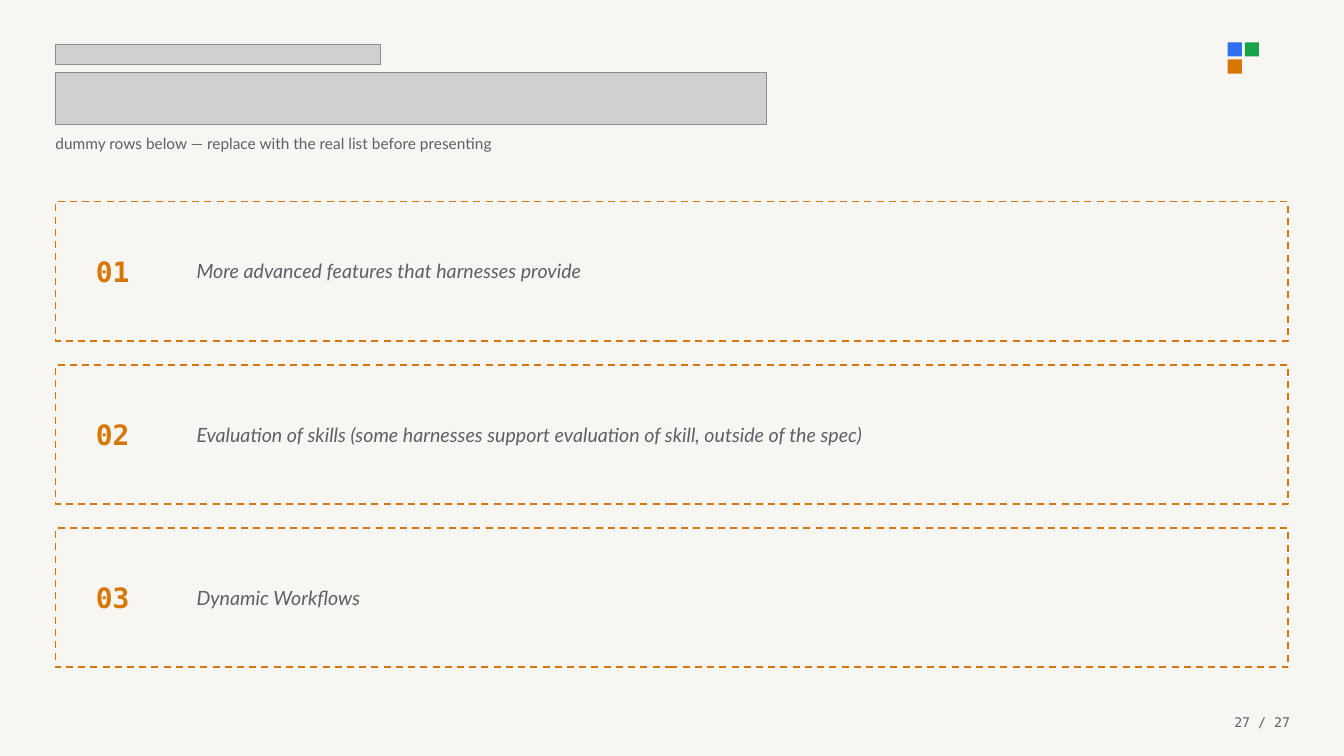
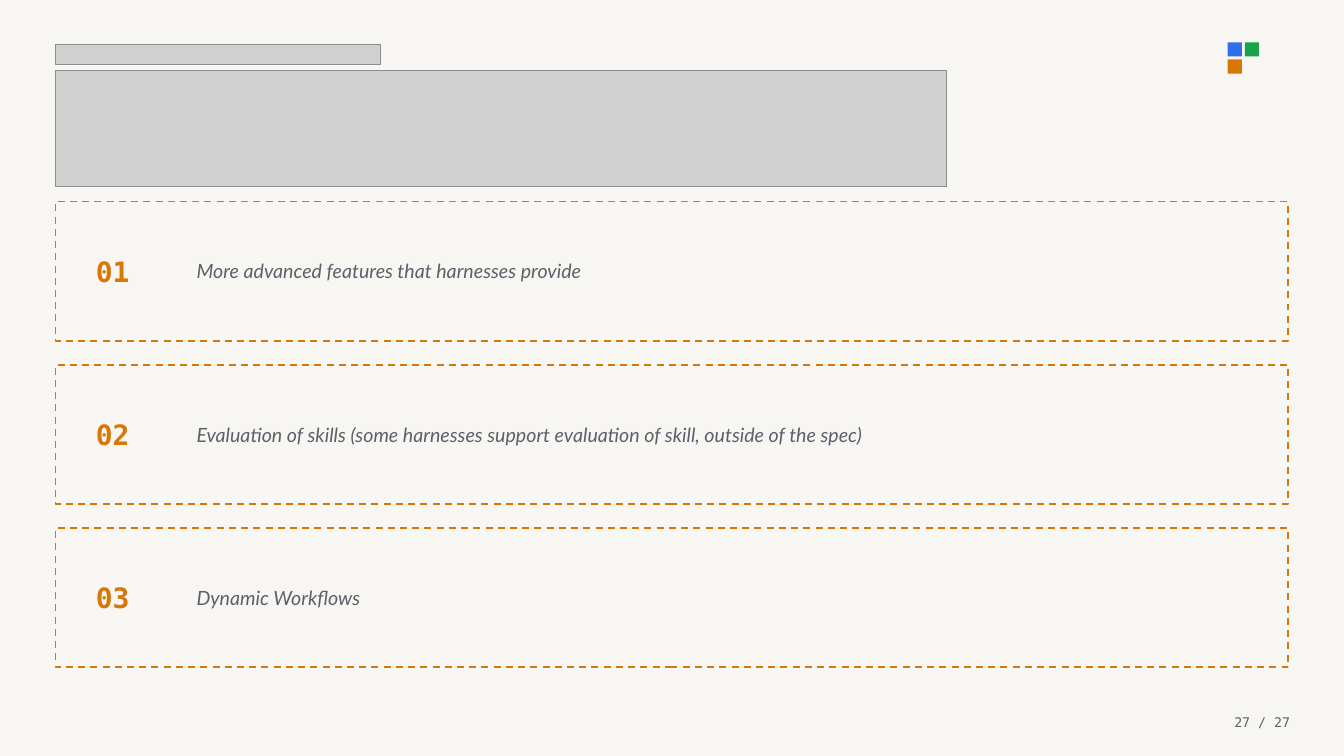
Before and after one commit to aryan-rajoria/super-slides, a slide deck: slide 29 of nano-super-slides-v5/AI Agent Registries - Copy.pptx. Drawn at 1344x756 pixels with LibreOffice and Linux fonts; fonts in the diff are those of the drawing; grey boxes stand for pictures. Boxes give left, top, right and bottom in pixels: in the first picture for what was removed or moved away, otherwise in the second. Text is boxed around its words. In the diff, an @@ line names an element or a change of style, - is before the commit and + after.

Commit message:
AI Agent Registries - Copy.pptx: updated deck build

```diff
--- a/nano-super-slides-v5/AI Agent Registries - Copy.pptx
+++ b/nano-super-slides-v5/AI Agent Registries - Copy.pptx
@@ picture: place and size @@
-picture at [55,73,767,125]
+picture at [55,71,947,187]
@@ text removed at [55,137,492,152] @@
-dummy rows below — replace with the real list before presenting
```
